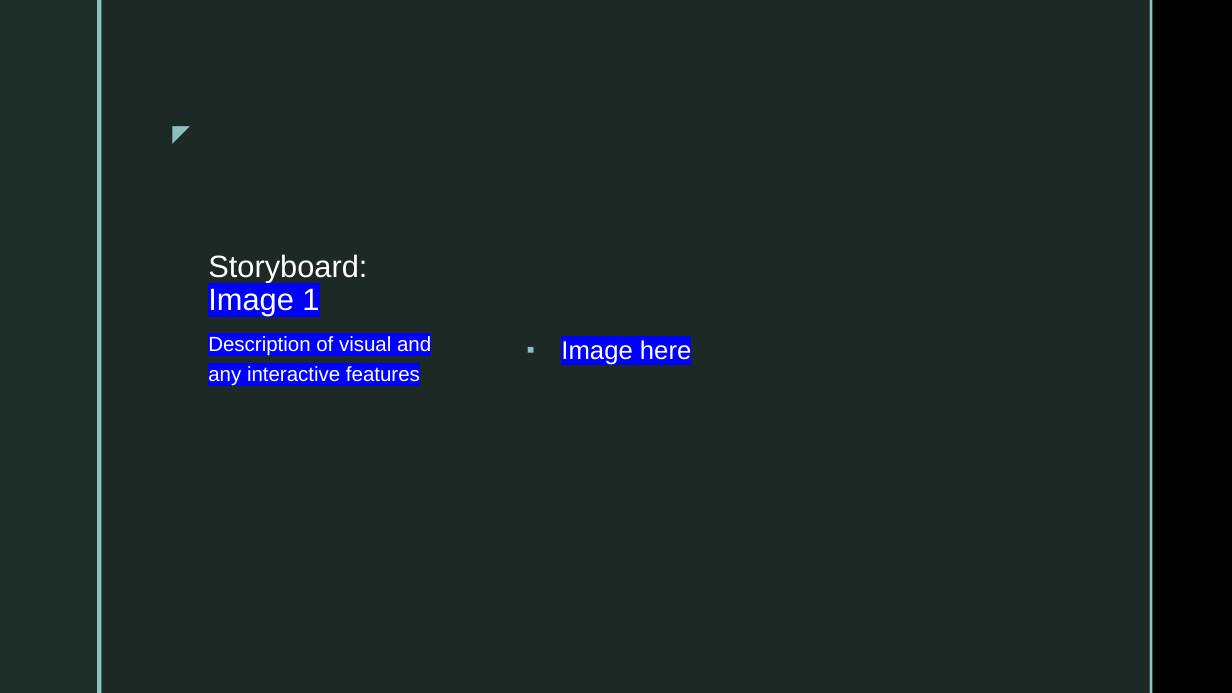
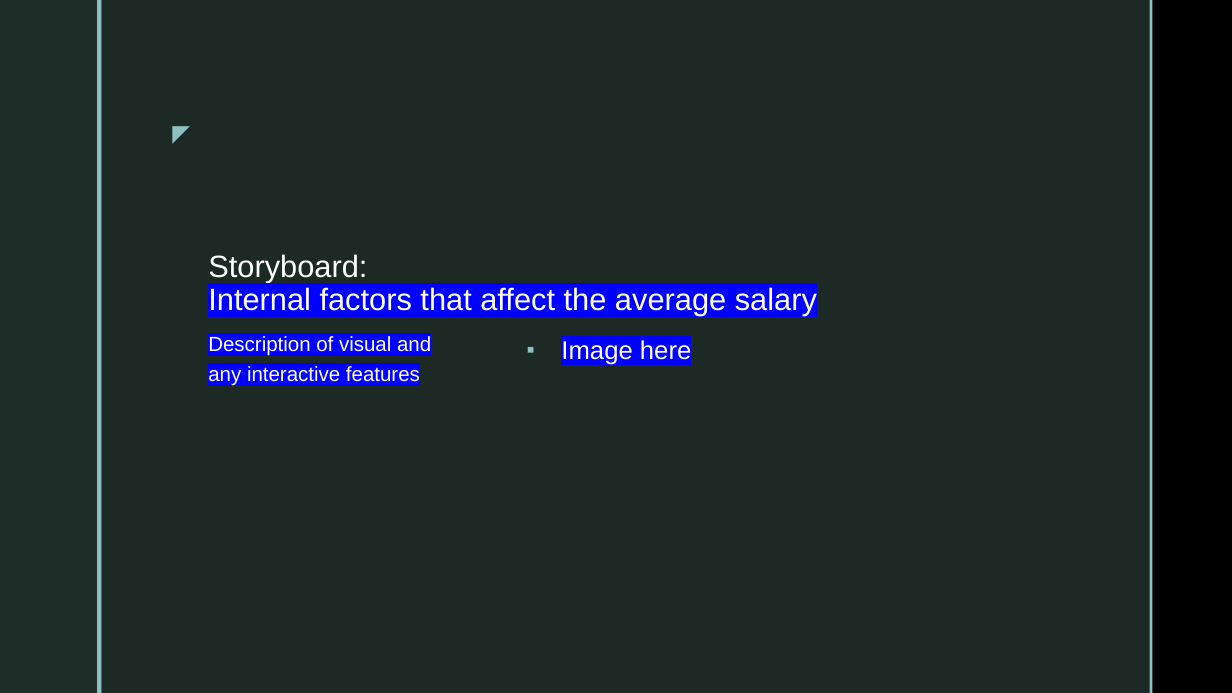
Before and after one commit to Sirius0531/final_project, a slide deck: slide 12 of 2nd Segment Project Deliverable/Deliverable2_Storyboard.pptx (slide 7 before the commit). Drawn at 1232x693 pixels with LibreOffice and Linux fonts; fonts in the diff are those of the drawing; background and template pictures are left out. Boxes give left, top, right and bottom in pixels: in the first picture for what was removed or moved away, otherwise in the second. Text is boxed around its words. In the diff, an @@ line names an element or a change of style, - is before the commit and + after.

```diff
--- a/2nd Segment Project Deliverable/Deliverable2_Storyboard.pptx
+++ b/2nd Segment Project Deliverable/Deliverable2_Storyboard.pptx
@@ title at box(208, 254, 817, 316): text changed @@
-Storyboard: Image 1
+Storyboard:
+Internal factors that affect the average salary
```
Also in this commit, not shown: 6 other slides changed, 4 slides added, 1 slide removed.
